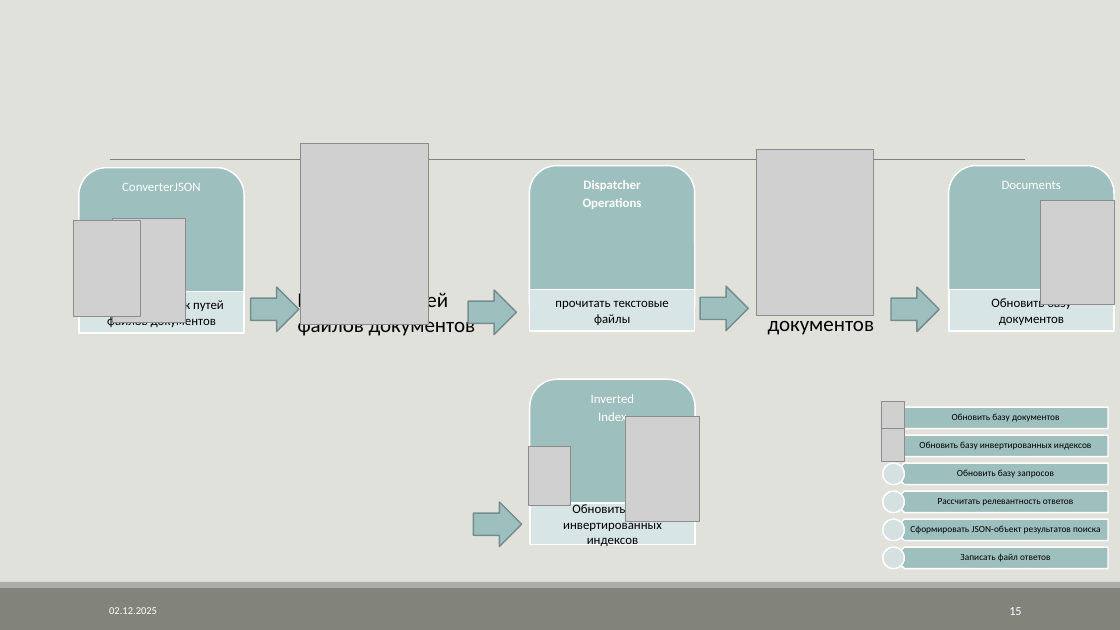
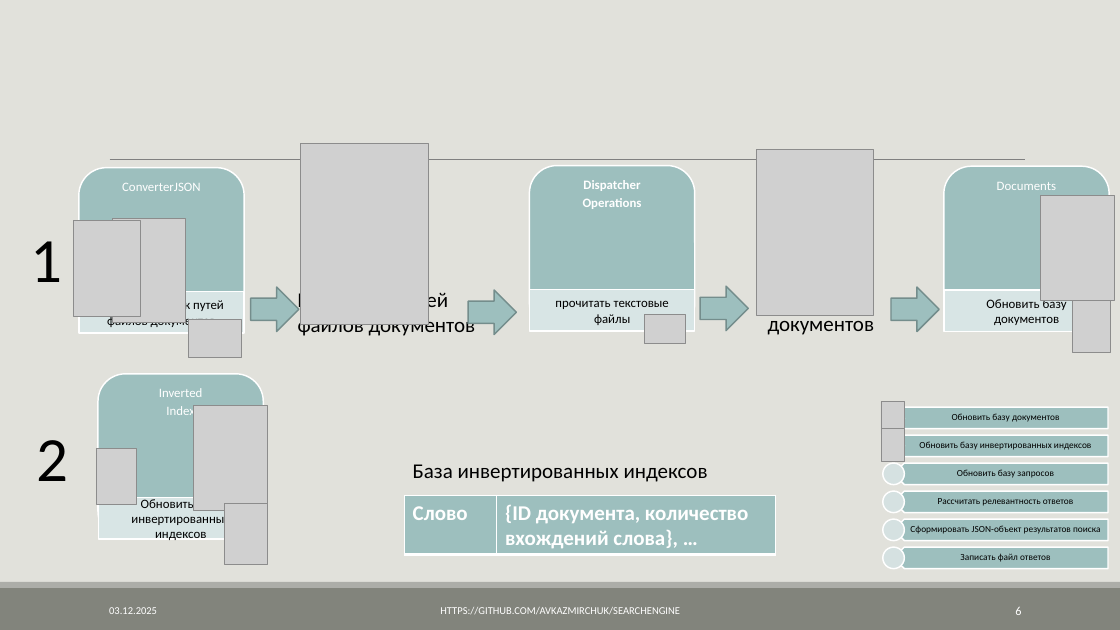
Before and after one commit to AVKazmirchuk/SearchEngine, a slide deck: slide 6 of presentation/защита.pptx (slide 15 before the commit). Drawn at 1120x630 pixels with LibreOffice and Linux fonts; fonts in the diff are those of the drawing; grey boxes stand for pictures. Boxes give left, top, right and bottom in pixels: in the first picture for what was removed or moved away, otherwise in the second. Text is boxed around its words. In the diff, an @@ line names an element or a change of style, - is before the commit and + after.

```diff
--- a/presentation/защита.pptx
+++ b/presentation/защита.pptx
@@ 1 text, 1 rectangle, 1 rounded rectangle: place and size @@
-1 text, 1 rectangle, 1 rounded rectangle at (949,166,1114,331)
+1 text, 1 rectangle, 1 rounded rectangle at (944,166,1110,332)
@@ picture: place and size @@
-picture at (1041,201,1115,305)
+picture at (1040,196,1114,300)
@@ text added at (30,241,62,282), 54 pt, text #000000 @@
+1
@@ picture added at (188,320,241,358) @@
@@ picture added at (645,315,686,344) @@
@@ picture added at (1073,300,1110,353) @@
@@ 1 text, 1 rectangle, 1 rounded rectangle: place and size @@
-1 text, 1 rectangle, 1 rounded rectangle at (530,379,696,544)
+1 text, 1 rectangle, 1 rounded rectangle at (98,374,264,539)
@@ picture: place and size @@
-picture at (626,417,700,522)
+picture at (193,406,267,511)
@@ text added at (36,440,68,481), 54 pt, text #000000 @@
+2
@@ picture: place and size @@
-picture at (528,447,570,506)
+picture at (97,449,136,504)
@@ text added at (413,464,708,482), 18 pt, text #000000 @@
+База инвертированных индексов
@@ picture added at (224,503,268,565) @@
@@ table added at (404,496,776,555), 1 rows, 2 columns @@
+Слово | {ID документа, количество вхождений слова}, …
@@ right arrow removed at (474,502,522,547) @@
@@ text added at (440,607,680,614), 9 pt, text #FFFFFF @@
+HTTPS://GITHUB.COM/AVKAZMIRCHUK/SEARCHENGINE
@@ page number at (1015,607,1021,615): text changed @@
-15
+6
```
Also in this commit, not shown: 24 other slides changed, 1 slide added, 1 slide removed, 40 other files.
